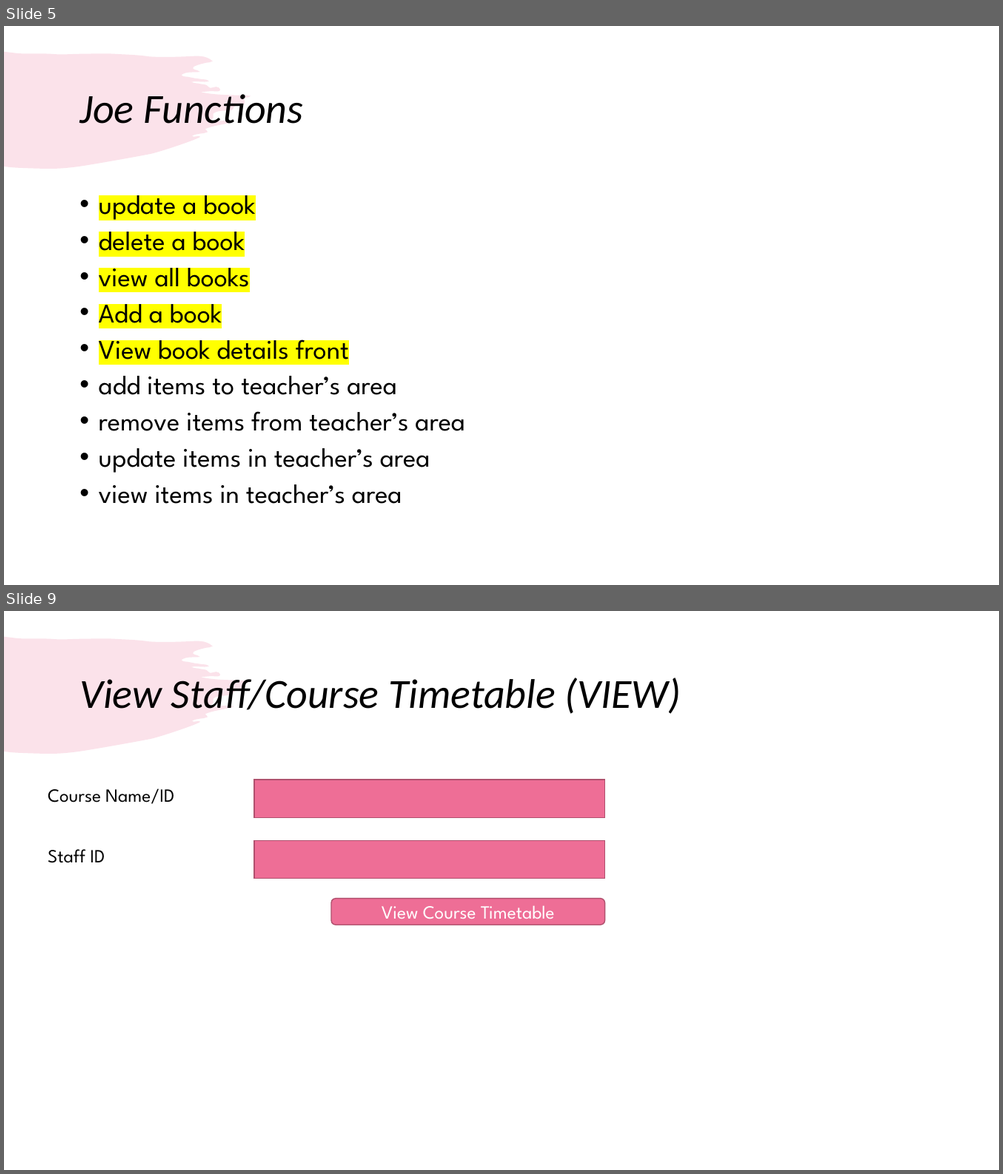
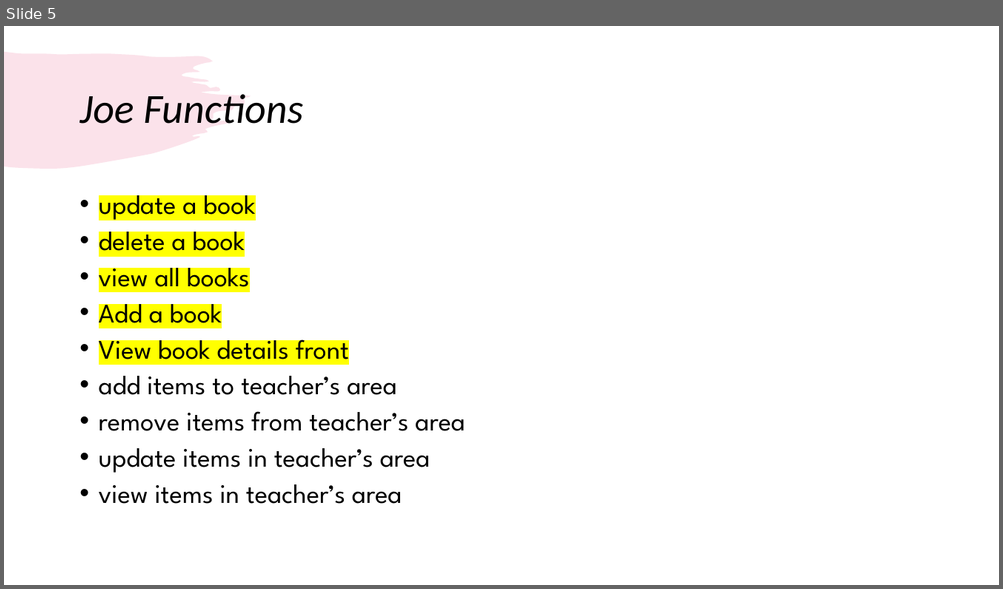
Before and after one commit to FQAIN/SOAM-Sullimar-Academy-of-Music, a slide deck: Database Definitions/FI_Debug/SAOM.pptx. Shown one above the other, each under a label of ours: slides 5 and 9 before the commit, slide 5 after it; the slides between them are not shown. The pictures are 1003x1174 and 1003x589 pixels, drawn with LibreOffice and Linux fonts; fonts in the diff are those of the drawing. Boxes give left, top, right and bottom in pixels: in the first picture for what was removed or moved away, otherwise in the second. Text is boxed around its words. In the diff, an @@ line names an element or a change of style, - is before the commit and + after.

```diff
--- a/Database Definitions/FI_Debug/SAOM.pptx
+++ b/Database Definitions/FI_Debug/SAOM.pptx
@@ slide 9 removed at [4,611,999,1170], background #FFFFFF; not listed: 1 template element that a slide beside it also shows @@
@@ title removed at [79,678,681,714] @@
-View Staff/Course Timetable (VIEW)
@@ rectangle removed at [254,780,605,817] @@
@@ text removed at [48,789,174,804] @@
-Course Name/ID
@@ text removed at [48,849,105,863] @@
-Staff ID
@@ rectangle removed at [254,841,605,879] @@
@@ rounded rectangle removed at [332,899,606,925] @@
-View Course Timetable
```
Also in this commit, not shown: 1 slide changed, 2 other slides removed, 17 other files.
